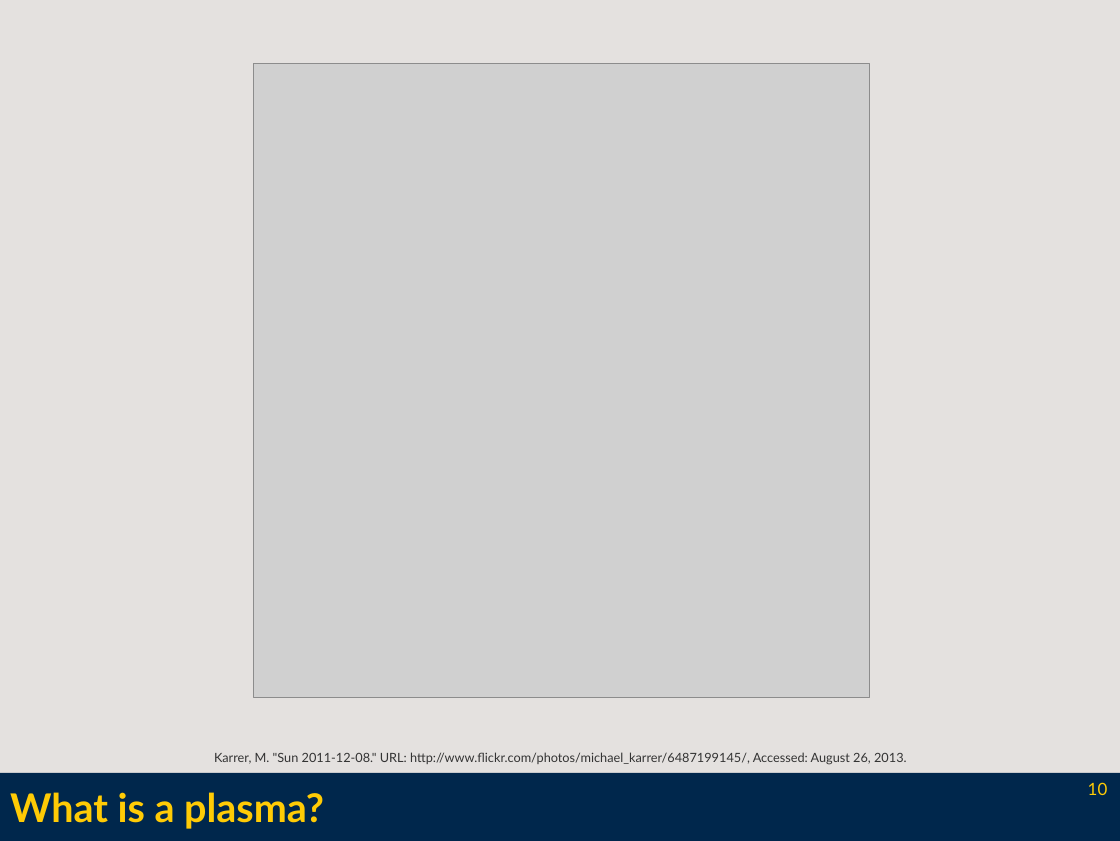
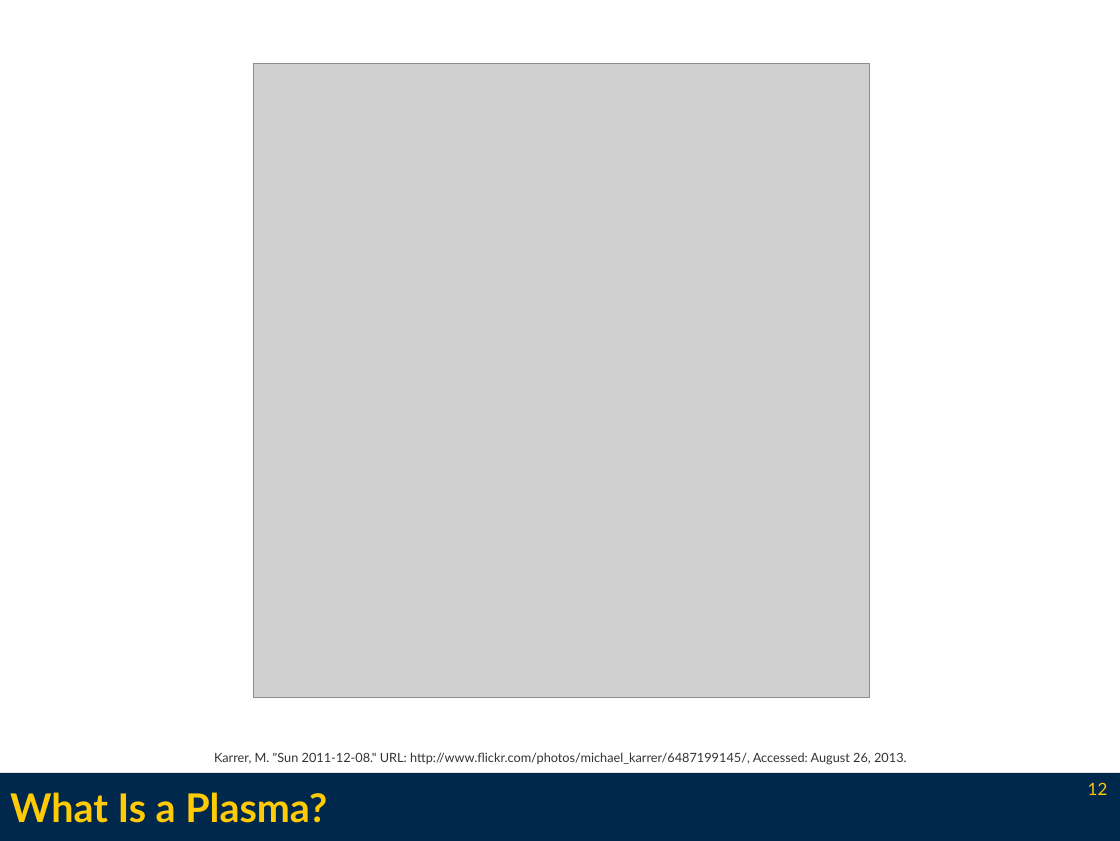
Before and after one commit to l3enny/dissertation, a slide deck: slide 12 of defense/presentation.odp (slide 10 before the commit). Drawn at 1120x841 pixels with LibreOffice and Linux fonts; fonts in the diff are those of the drawing; grey boxes stand for pictures. Boxes give left, top, right and bottom in pixels: in the first picture for what was removed or moved away, otherwise in the second. Text is boxed around its words. In the diff, an @@ line names an element or a change of style, - is before the commit and + after.

```diff
--- a/defense/presentation.odp
+++ b/defense/presentation.odp
@@ background #E4E1DF to #FFFFFF @@
@@ title at (10,792,327,823): text changed @@
-What is a plasma?
+What Is a Plasma?
@@ page number at (1088,782,1108,795): text changed @@
-10
+12
```
Also in this commit, not shown: 16 other slides changed, 23 slides added, 2 slides removed, 13 other files.
